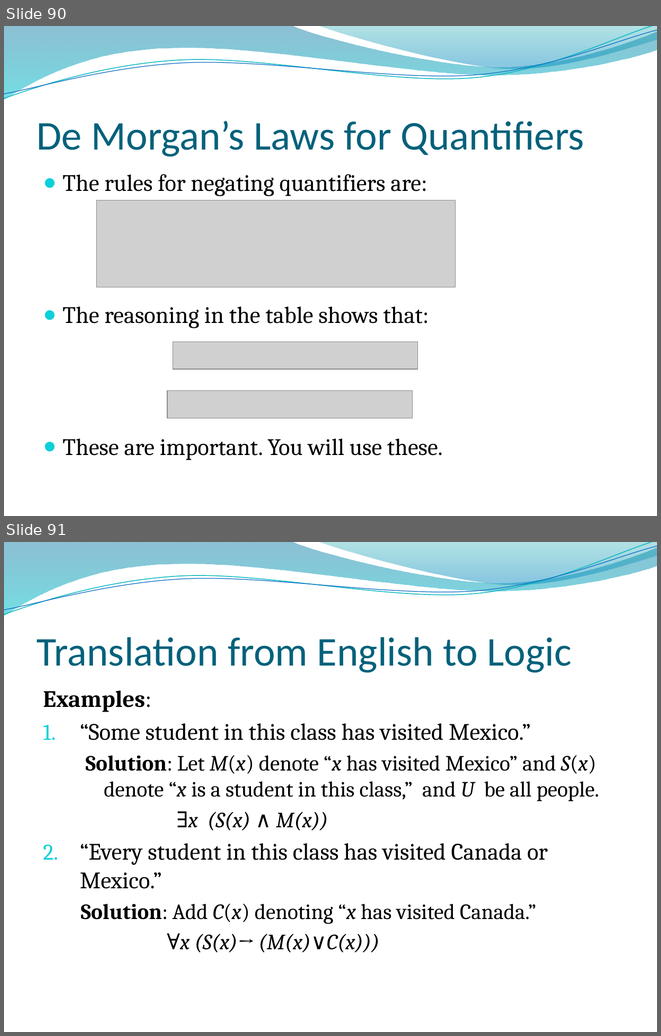
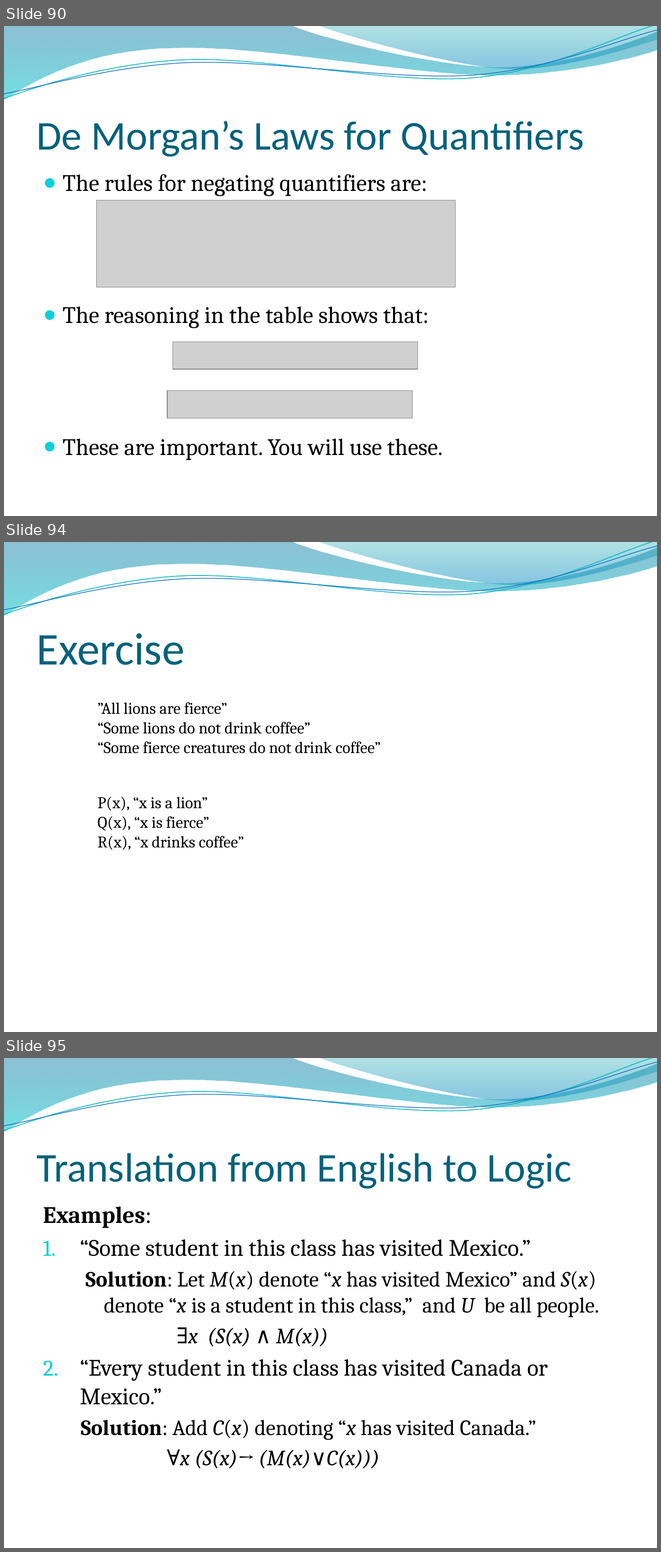
Before and after one commit to lin-chen-GA/lin-chen-GA.github.io, a slide deck: cs2620/slides/cs2620_notes1.pptx. Shown one above the other, each under a label of ours: slides 90 and 91 before the commit, slides 90, 94 and 95 after it; the slides between them are not shown. The pictures are 661x1036 and 661x1552 pixels, drawn with LibreOffice and Linux fonts; fonts in the diff are those of the drawing; grey boxes stand for pictures; background and template pictures are left out. Boxes give left, top, right and bottom in pixels: in the first picture for what was removed or moved away, otherwise in the second. Text is boxed around its words. In the diff, an @@ line names an element or a change of style, - is before the commit and + after.

```diff
--- a/cs2620/slides/cs2620_notes1.pptx
+++ b/cs2620/slides/cs2620_notes1.pptx
@@ slide 94 added at (x1=4, y1=542, x2=657, y2=1032), background picture (left out); not listed: 4 template elements that a slide beside it also shows @@
@@ title added at (x1=37, y1=633, x2=185, y2=665), 50 pt, text #04617B @@
+Exercise
@@ text added at (x1=97, y1=702, x2=381, y2=753), 18 pt, text #000000 @@
+”All lions are fierce”
+“Some lions do not drink coffee”
+“Some fierce creatures do not drink coffee”
@@ text added at (x1=97, y1=796, x2=244, y2=850), 18 pt, text #000000 @@
+P(x), “x is a lion”
+Q(x), “x is fierce”
+R(x), “x drinks coffee”
@@ what was slide 91 is now slide 95 @@
```
Also in this commit, not shown: 5 slides changed, 3 other slides added, 2 other files.
